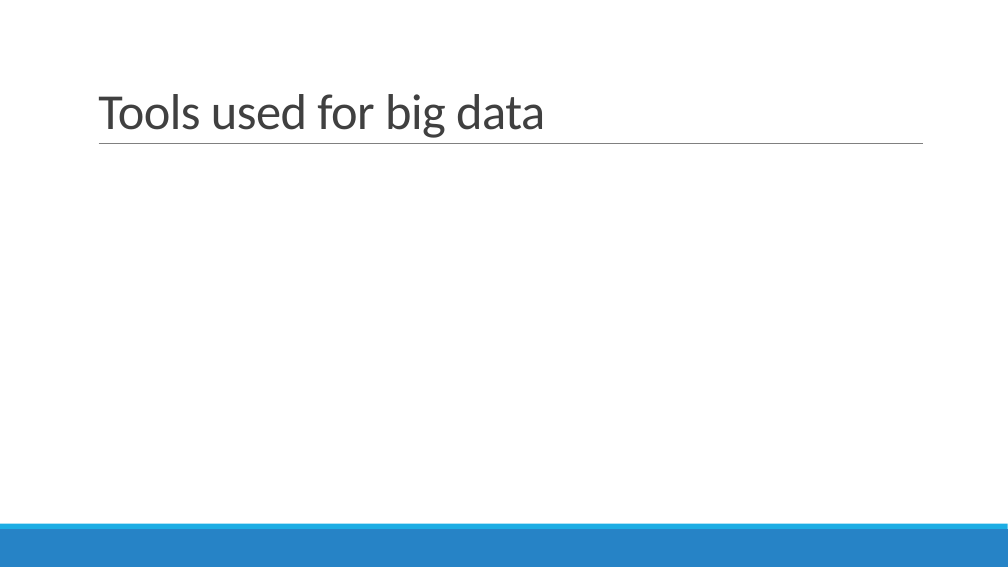
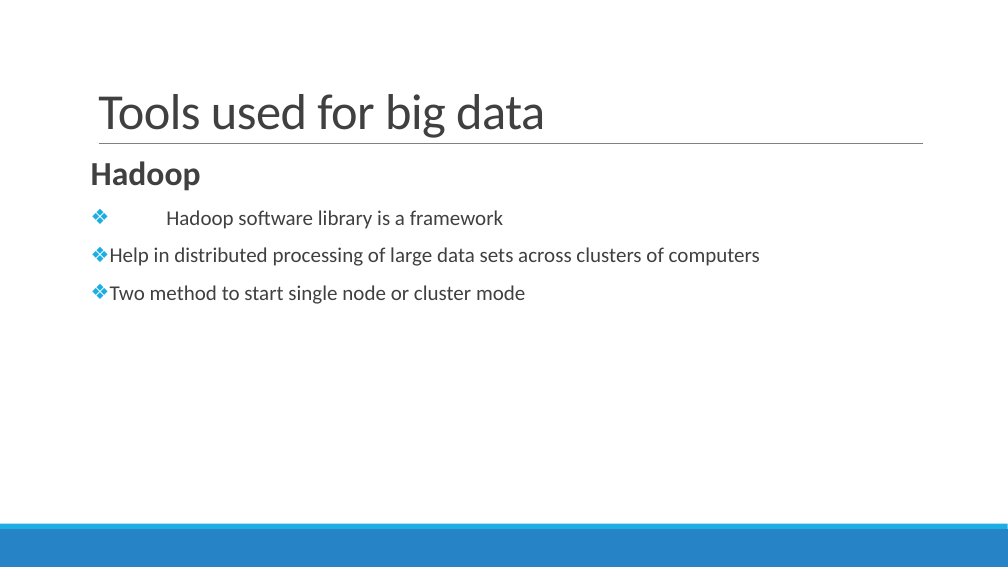
Before and after one commit to DistributedSystems-Fall2018-NEDUET/project-dist_sys, a slide deck: slide 7 of Project Interim Submission/Generic DS Framework.pptx. Drawn at 1008x567 pixels with LibreOffice and Linux fonts; fonts in the diff are those of the drawing. Boxes give left, top, right and bottom in pixels: in the first picture for what was removed or moved away, otherwise in the second. Text is boxed around its words. In the diff, an @@ line names an element or a change of style, - is before the commit and + after.

Commit message:
Presentation

```diff
--- a/Project Interim Submission/Generic DS Framework.pptx
+++ b/Project Interim Submission/Generic DS Framework.pptx
@@ text added at <box>91,161,760,304</box>, 20 pt, text #404040 @@
+Hadoop
+❖ Hadoop software library is a framework
+❖ Help in distributed processing of large data sets across clusters of computers
+❖ Two method to start single node or cluster mode
```
Also in this commit, not shown: 2 other files.
